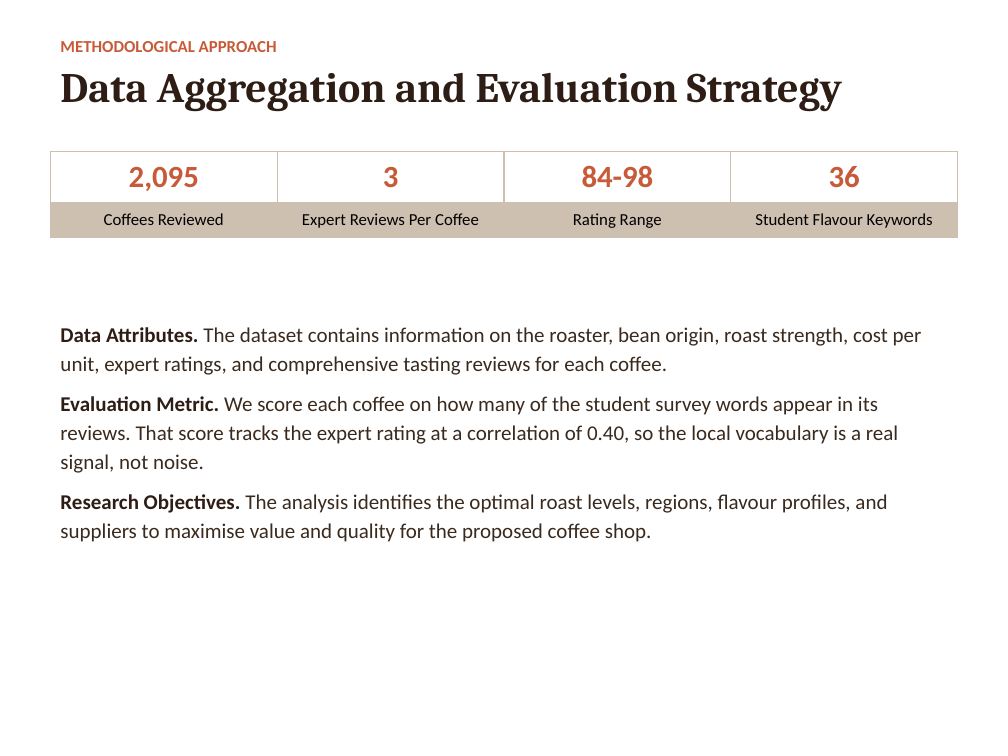
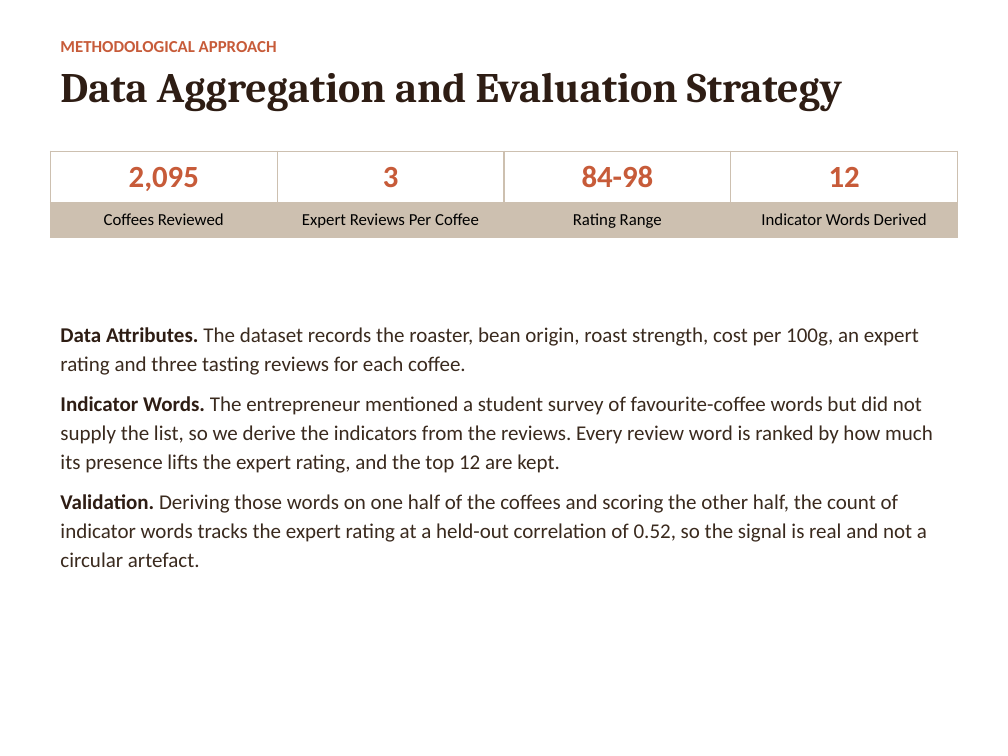
Before and after one commit to diazsangeve-lab/24991422, a slide deck: slide 2 of Question1/Coffee_Hub_Recommendation.pptx. Drawn at 1008x756 pixels with LibreOffice and Linux fonts; fonts in the diff are those of the drawing. Boxes give left, top, right and bottom in pixels: in the first picture for what was removed or moved away, otherwise in the second. Text is boxed around its words. In the diff, an @@ line names an element or a change of style, - is before the commit and + after.

Commit message:
updating slides

```diff
--- a/Question1/Coffee_Hub_Recommendation.pptx
+++ b/Question1/Coffee_Hub_Recommendation.pptx
@@ table at (x1=50, y1=151, x2=958, y2=272) @@
-row 1, column 4: 36
+row 1, column 4: 12
-row 2, column 4: Student Flavour Keywords
+row 2, column 4: Indicator Words Derived
@@ text at (x1=60, y1=327, x2=933, y2=567): text changed @@
-Data Attributes. The dataset contains information on the roaster, bean origin, roast strength, cost per unit, expert ratings, and comprehensive tasting reviews for each coffee.
-Evaluation Metric. We score each coffee on how many of the student survey words appear in its reviews. That score tracks the expert rating at a correlation of 0.40, so the local vocabulary is a real signal, not noise.
-Research Objectives. The analysis identifies the optimal roast levels, regions, flavour profiles, and suppliers to maximise value and quality for the proposed coffee shop.
+Data Attributes. The dataset records the roaster, bean origin, roast strength, cost per 100g, an expert rating and three tasting reviews for each coffee.
+Indicator Words. The entrepreneur mentioned a student survey of favourite-coffee words but did not supply the list, so we derive the indicators from the reviews. Every review word is ranked by how much its presence lifts the expert rating, and the top 12 are kept.
+Validation. Deriving those words on one half of the coffees and scoring the other half, the count of indicator words tracks the expert rating at a held-out correlation of 0.52, so the signal is real and not a circular artefact.
```
Also in this commit, not shown: 6 other slides changed, 5 other files.
